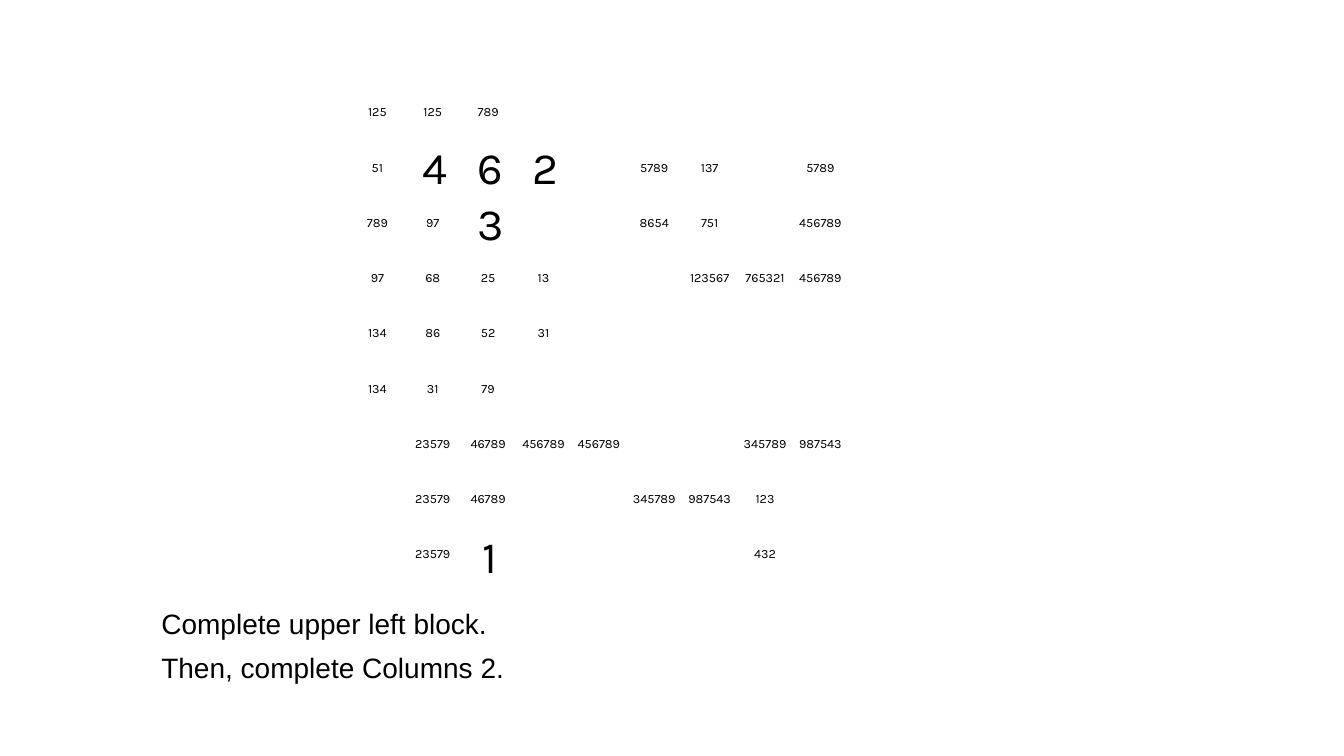
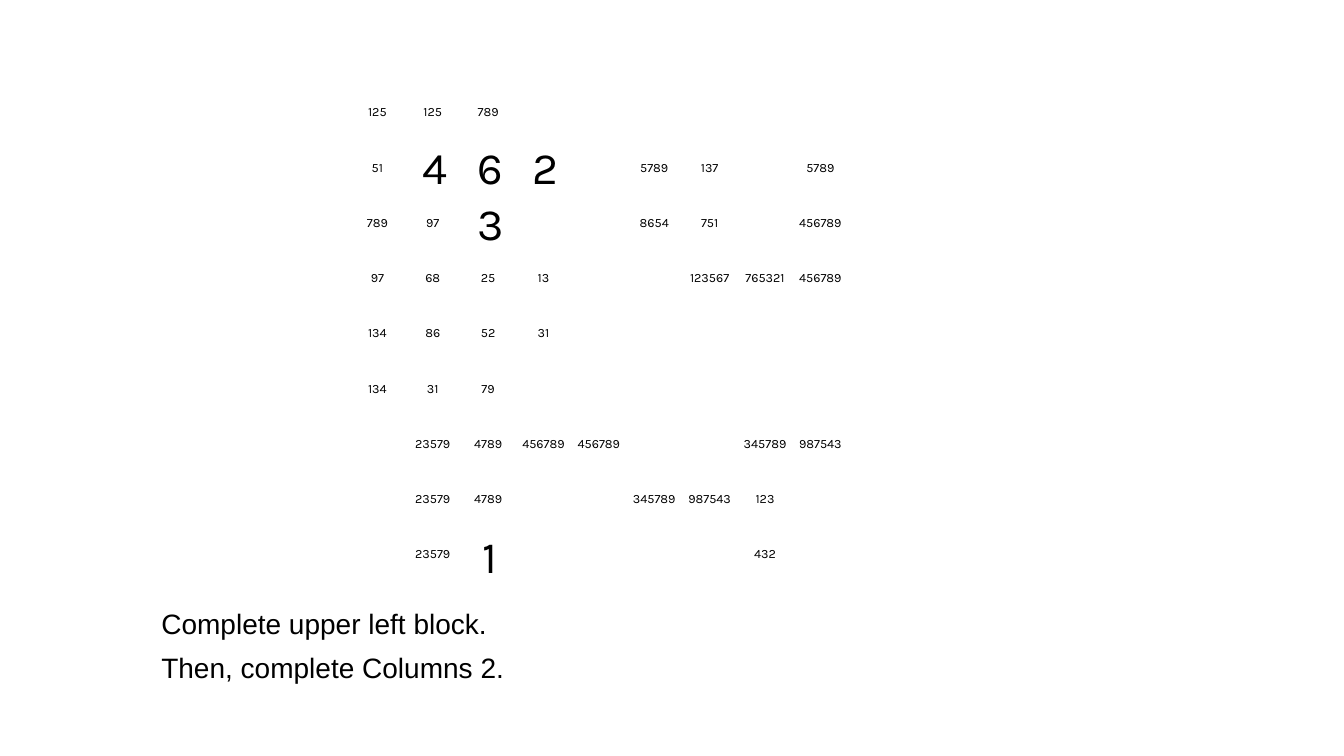
Before and after one commit to jhardis/WSJ_Number_Puzzles, a slide deck: slide 13 of 20260411_1.pptx. Drawn at 1344x756 pixels with LibreOffice and Linux fonts; fonts in the diff are those of the drawing; background and template pictures are left out. Boxes give left, top, right and bottom in pixels: in the first picture for what was removed or moved away, otherwise in the second. Text is boxed around its words. In the diff, an @@ line names an element or a change of style, - is before the commit and + after.

```diff
--- a/20260411_1.pptx
+++ b/20260411_1.pptx
@@ text at [474,440,502,448]: text changed @@
-46789
+4789
@@ text at [474,495,502,503]: text changed @@
-46789
+4789
```
Also in this commit, not shown: 1 other slide changed, 3 slides added.
